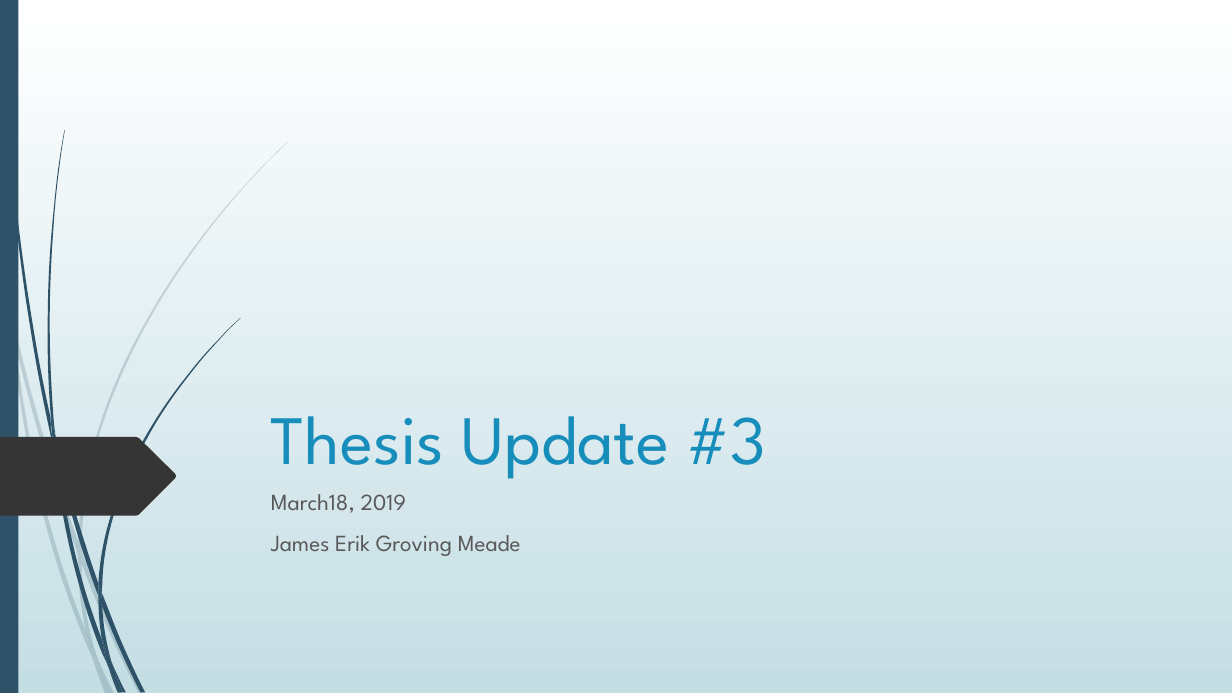
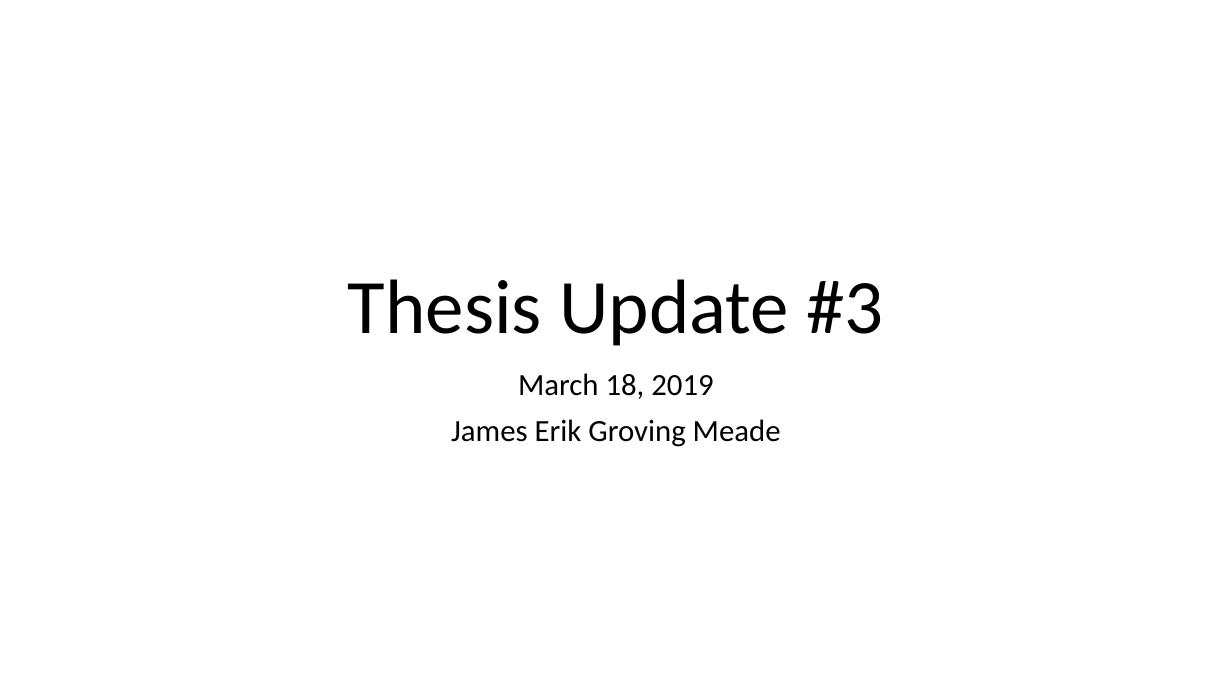
Before and after one commit to erikgroving/NeuralNetworkHardwareAccelerator, a slide deck: slide 1 of WeeklyPresentations/update3_03_18.pptx. Drawn at 1232x693 pixels with LibreOffice and Linux fonts; fonts in the diff are those of the drawing. Boxes give left, top, right and bottom in pixels: in the first picture for what was removed or moved away, otherwise in the second. Text is boxed around its words. In the diff, an @@ line names an element or a change of style, - is before the commit and + after.

```diff
--- a/WeeklyPresentations/update3_03_18.pptx
+++ b/WeeklyPresentations/update3_03_18.pptx
@@ background gradient #FFFFFF to #C5DEE5 to #FFFFFF @@
@@ rectangle removed at box(0, 0, 18, 693) @@
@@ title "Thesis Update #3": place and size @@
-title "Thesis Update #3" at box(271, 416, 765, 479)
+title "Thesis Update #3" at box(348, 279, 883, 346)
@@ title "Thesis Update #3" at box(348, 279, 883, 346): size 54 to 60 pt, font League Spartan to Calibri, text colour #178DBB to #000000; alignment left to centre; line spacing 1 to 0.9 @@
@@ subtitle "March 18, 2019": place and size @@
-subtitle "March 18, 2019" at box(271, 494, 521, 556)
+subtitle "March 18, 2019" at box(451, 373, 781, 447)
@@ subtitle at box(518, 373, 713, 399): text changed; size 18 to 24 pt; font League Spartan to Calibri; text colour #595959 to #000000 @@
-March18, 2019
+March 18, 2019
@@ subtitle at box(451, 419, 781, 447): size 18 to 24 pt, font League Spartan to Calibri, text colour #595959 to #000000 in "James Erik Groving Meade"; alignment left to centre; line spacing 1 to 0.9 @@
@@ freeform shape removed at box(0, 437, 177, 516) @@
@@ group removed at box(0, 141, 288, 693): 10 freeform shapes @@
@@ group removed at box(3, 0, 240, 693): 12 freeform shapes @@
```
Also in this commit, not shown: 1 other slide changed, 3 slides added.
